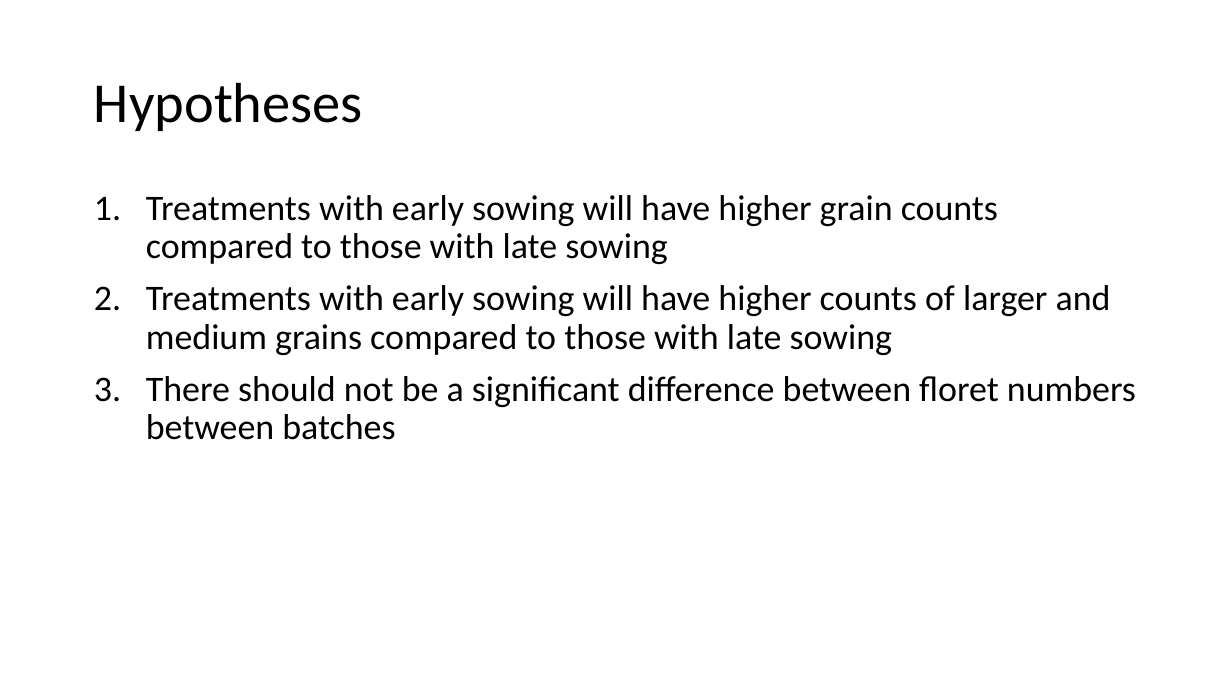
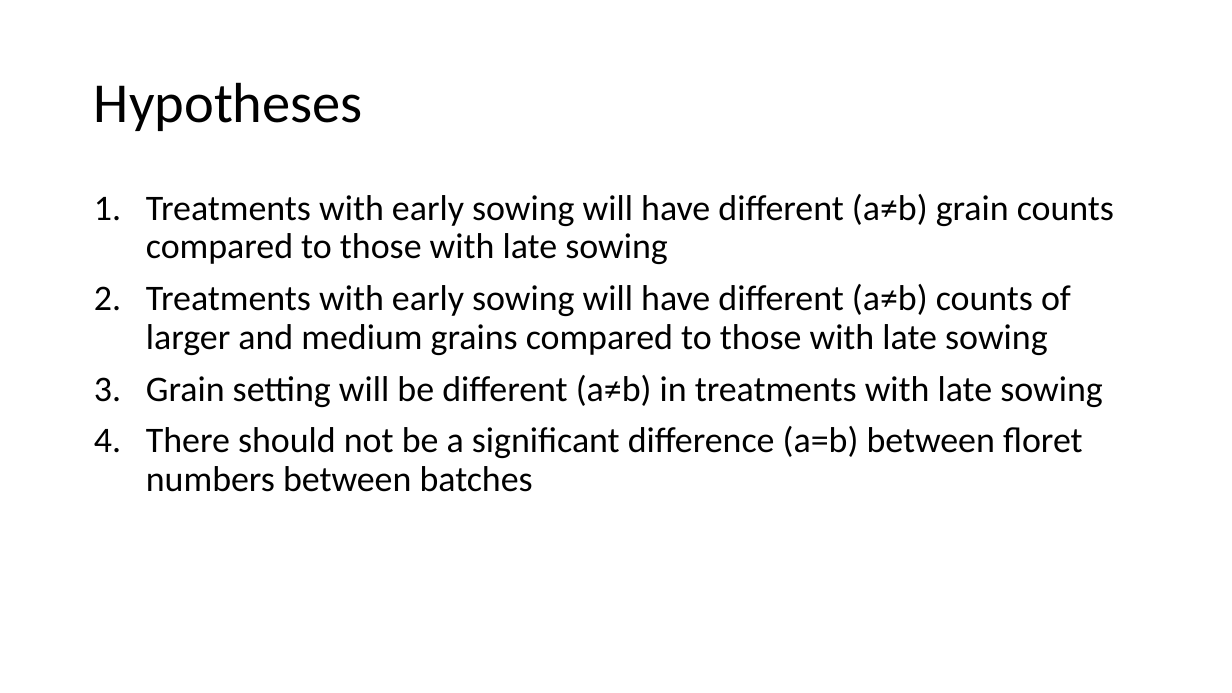
Before and after one commit to WasellaN/Ear_Project_Nouri, a slide deck: slide 7 of Presentation_Nouri.pptx (slide 5 before the commit). Drawn at 1232x693 pixels with LibreOffice and Linux fonts; fonts in the diff are those of the drawing. Boxes give left, top, right and bottom in pixels: in the first picture for what was removed or moved away, otherwise in the second. Text is boxed around its words. In the diff, an @@ line names an element or a change of style, - is before the commit and + after.

```diff
--- a/Presentation_Nouri.pptx
+++ b/Presentation_Nouri.pptx
@@ text at [146,194,1114,492]: text changed @@
-1. Treatments with early sowing will have higher grain counts compared to those with late sowing
-2. Treatments with early sowing will have higher counts of larger and medium grains compared to those with late sowing
-3. There should not be a significant difference between floret numbers between batches
+1. Treatments with early sowing will have different (a≠b) grain counts compared to those with late sowing
+2. Treatments with early sowing will have different (a≠b) counts of larger and medium grains compared to those with late sowing
+3. Grain setting will be different (a≠b) in treatments with late sowing
+4. There should not be a significant difference (a=b) between floret numbers between batches
```
Also in this commit, not shown: 2 other slides changed, 15 slides added, 13 other files.
